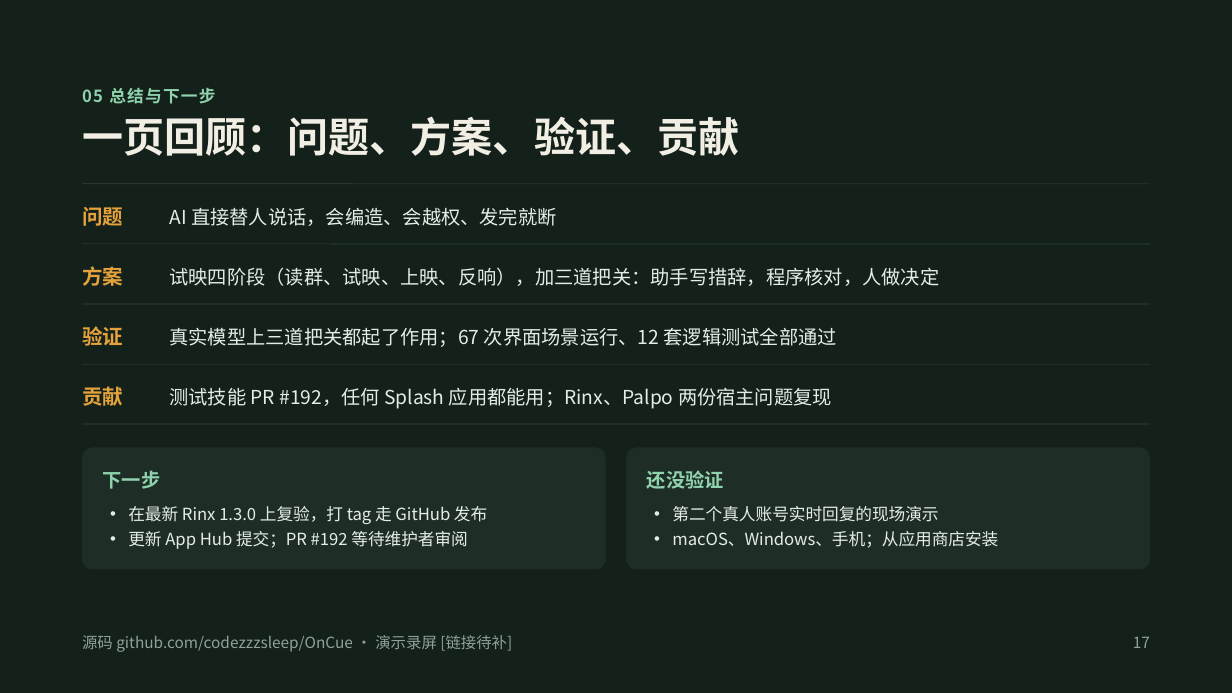
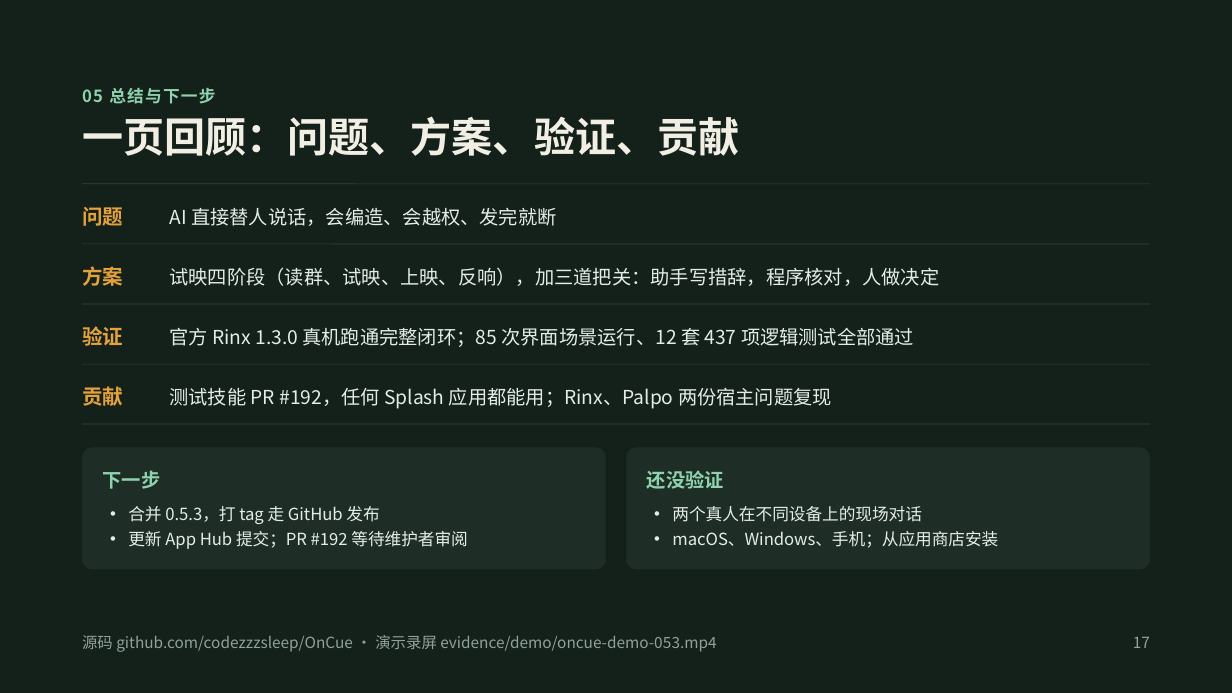
Before and after one commit to codezzzsleep/OnCue, a slide deck: slide 17 of OnCue 复赛说明.pptx. Drawn at 1232x693 pixels with LibreOffice and Linux fonts; fonts in the diff are those of the drawing. Boxes give left, top, right and bottom in pixels: in the first picture for what was removed or moved away, otherwise in the second. Text is boxed around its words. In the diff, an @@ line names an element or a change of style, - is before the commit and + after.

Commit message:
0.5.3 证据与文档：官方 1.3.0 真机闭环证据（含 N16 与第二账号反响）、演示视频归位与说明、更新 PPT 副本与宿主基线文档

```diff
--- a/OnCue 复赛说明.pptx
+++ b/OnCue 复赛说明.pptx
@@ text at (169,328,914,347): text changed @@
-真实模型上三道把关都起了作用；67 次界面场景运行、12 套逻辑测试全部通过
+官方 Rinx 1.3.0 真机跑通完整闭环；85 次界面场景运行、12 套 437 项逻辑测试全部通过
@@ text at (128,506,379,524): text changed @@
-• 在最新 Rinx 1.3.0 上复验，打 tag 走 GitHub 发布
+• 合并 0.5.3，打 tag 走 GitHub 发布
@@ text at (672,506,922,522): text changed @@
-• 第二个真人账号实时回复的现场演示
+• 两个真人在不同设备上的现场对话
@@ text at (82,635,716,652): text changed @@
-源码 github.com/codezzzsleep/OnCue · 演示录屏 [链接待补]
+源码 github.com/codezzzsleep/OnCue · 演示录屏 evidence/demo/oncue-demo-053.mp4
```
Also in this commit, not shown: 3 other slides changed, 22 other files.
